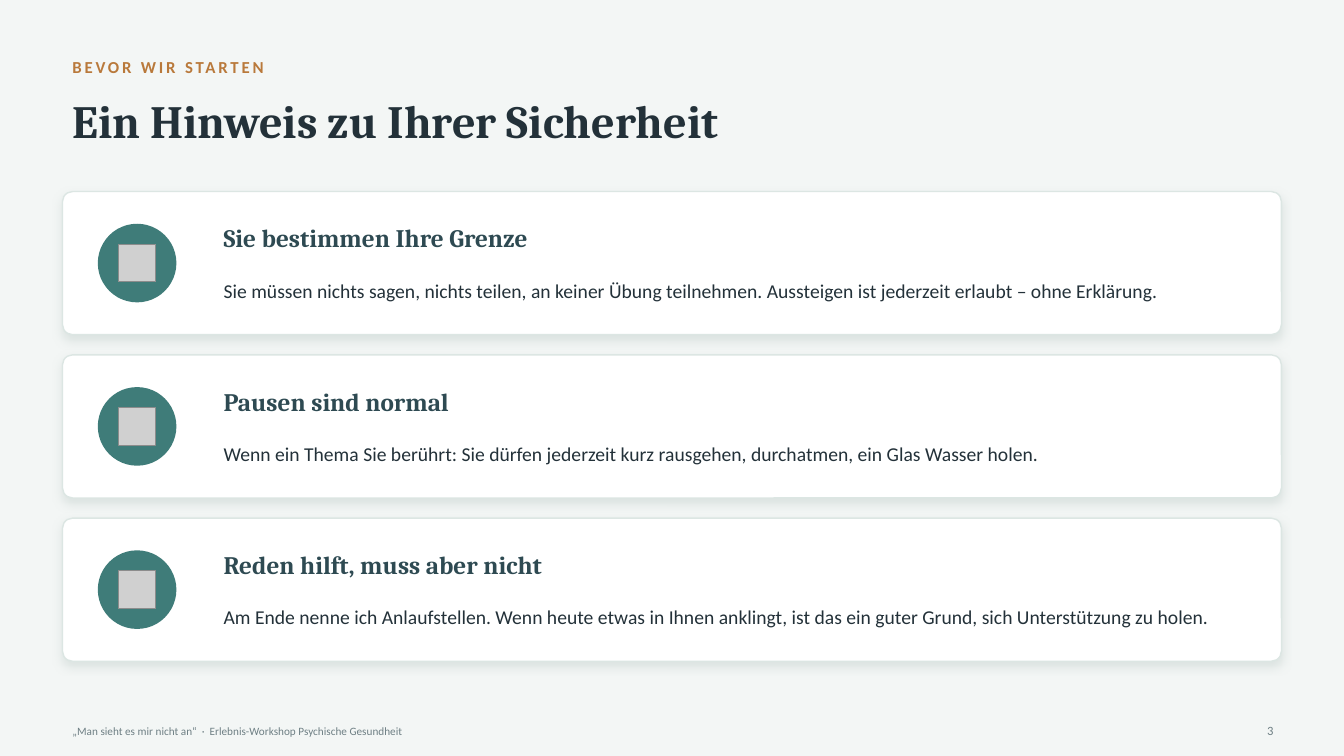
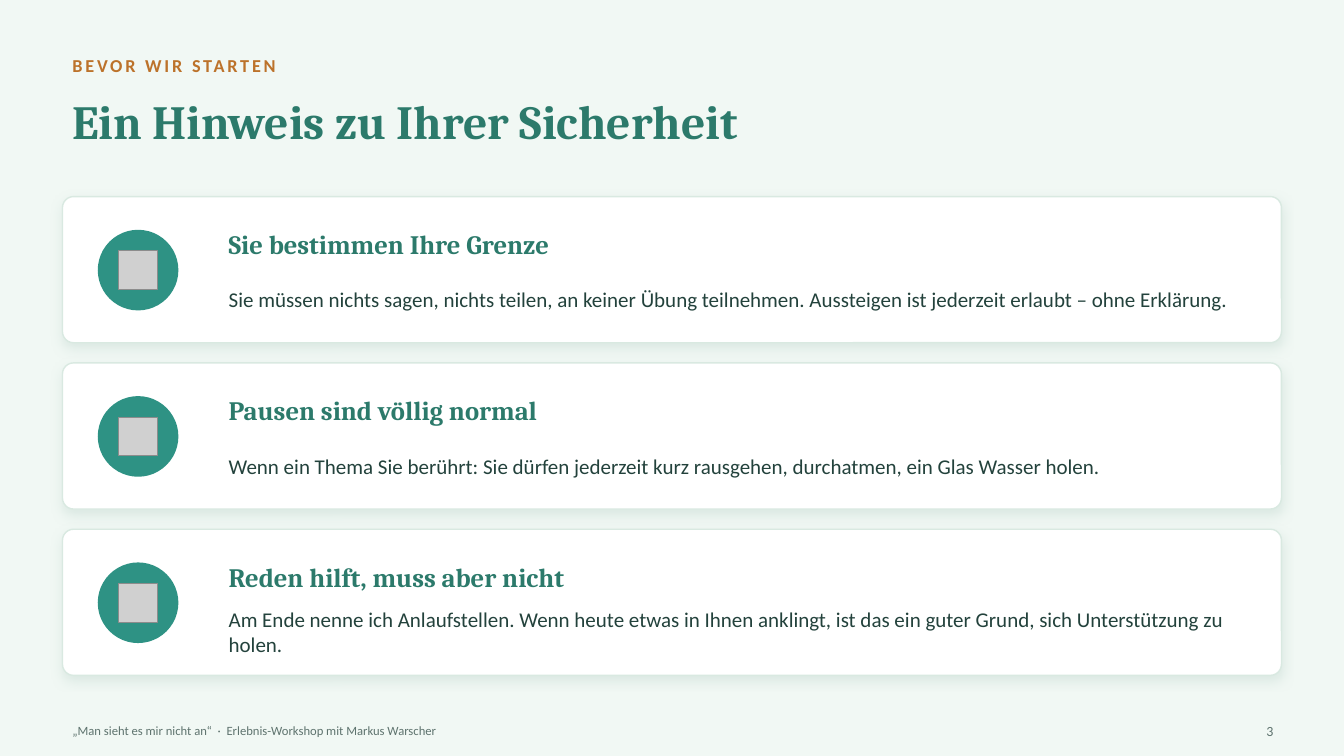
Before and after one commit to warscher80/spanwerk-datenschutz, a slide deck: slide 3 of workshop-psychische-gesundheit/Foliensatz_Man-sieht-es-mir-nicht-an.pptx. Drawn at 1344x756 pixels with LibreOffice and Linux fonts; fonts in the diff are those of the drawing; grey boxes stand for pictures. Boxes give left, top, right and bottom in pixels: in the first picture for what was removed or moved away, otherwise in the second. Text is boxed around its words. In the diff, an @@ line names an element or a change of style, - is before the commit and + after.

```diff
--- a/workshop-psychische-gesundheit/Foliensatz_Man-sieht-es-mir-nicht-an.pptx
+++ b/workshop-psychische-gesundheit/Foliensatz_Man-sieht-es-mir-nicht-an.pptx
@@ background #F3F6F5 to #F1F8F4 @@
@@ text "BEVOR WIR STARTEN" at <box>63,48,1281,83</box>: size 12 to 13 pt, text colour #B9793B to #BC722A @@
@@ text "Ein Hinweis zu Ihrer Sicherheit" at <box>72,106,738,140</box>: size 33 to 34 pt, text colour #233139 to #2C7A6B @@
@@ 1 picture, 1 rounded rectangle, 1 ellipse: place and size @@
-1 picture, 1 rounded rectangle, 1 ellipse at <box>63,192,1281,335</box>
+1 picture, 1 rounded rectangle, 1 ellipse at <box>63,197,1281,343</box>
@@ text "Sie bestimmen Ihre Grenze" at <box>229,235,549,255</box>: size 18 to 19 pt, text colour #2E4A52 to #2C7A6B @@
@@ text "Sie müssen nichts sagen, nichts ...": place and size @@
-text "Sie müssen nichts sagen, nichts ..." at <box>224,282,1157,302</box>
+text "Sie müssen nichts sagen, nichts ..." at <box>229,290,1226,311</box>
@@ text at <box>229,401,537,426</box>: text changed; size 18 to 19 pt; text colour #2E4A52 to #2C7A6B @@
-Pausen sind normal
+Pausen sind völlig normal
@@ text "Wenn ein Thema Sie berührt: ...": place and size @@
-text "Wenn ein Thema Sie berührt: ..." at <box>224,447,1038,465</box>
+text "Wenn ein Thema Sie berührt: ..." at <box>229,459,1100,478</box>
@@ outline #DCE6E3 1 pt to #D9E9E1 1 pt; shadow changed; proportions changed in 3 elements at <box>63,197,1281,343</box>, <box>63,363,1281,509</box>, <box>63,529,1281,676</box> @@
@@ rounded rectangle: place and size @@
-rounded rectangle at <box>63,518,1281,661</box>
+rounded rectangle at <box>63,529,1281,676</box>
@@ 2 ellipses, 1 picture, 1 rounded rectangle: place and size @@
-2 ellipses, 1 picture, 1 rounded rectangle at <box>63,355,1281,629</box>
+2 ellipses, 1 picture, 1 rounded rectangle at <box>63,363,1281,643</box>
@@ fill #3F7C79 to #2E9284 in 3 elements at <box>98,230,178,311</box>, <box>98,396,178,477</box>, <box>98,563,178,643</box> @@
@@ text "Reden hilft, muss aber nicht" at <box>229,568,564,591</box>: size 18 to 19 pt, text colour #2E4A52 to #2C7A6B @@
@@ text "Reden hilft, muss aber nicht": place and size @@
-text "Reden hilft, muss aber nicht" at <box>224,556,542,578</box>
+text "Reden hilft, muss aber nicht" at <box>229,568,564,591</box>
@@ picture: place and size @@
-picture at <box>118,571,155,608</box>
+picture at <box>119,584,157,622</box>
@@ size 14 to 15 pt, text colour #233139 to #23423C in 3 elements at <box>229,290,1226,311</box>, <box>229,459,1100,478</box>, <box>229,612,1222,652</box> @@
@@ text "3" at <box>1266,727,1273,736</box>: size 9 to 10 pt, text colour #6E7F84 to #5E736E @@
@@ text at <box>72,726,436,737</box>: text changed; size 8 to 9 pt; text colour #6E7F84 to #5E736E @@
-„Man sieht es mir nicht an“ · Erlebnis-Workshop Psychische Gesundheit
+„Man sieht es mir nicht an“ · Erlebnis-Workshop mit Markus Warscher
```
Also in this commit, not shown: 38 other slides changed, 1 slide added, 4 other files.
